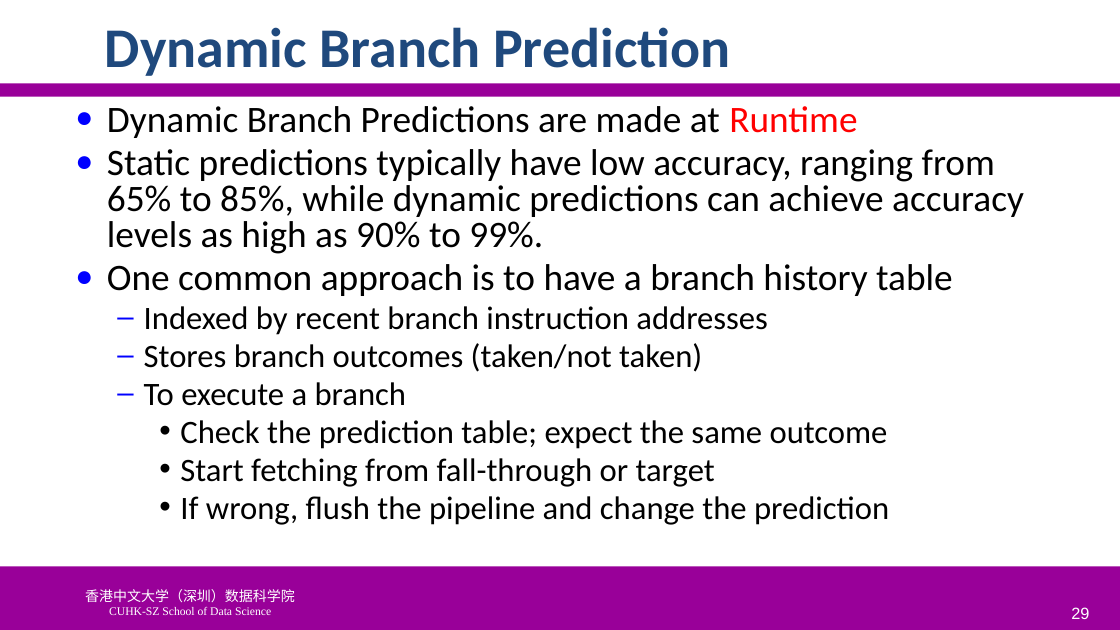
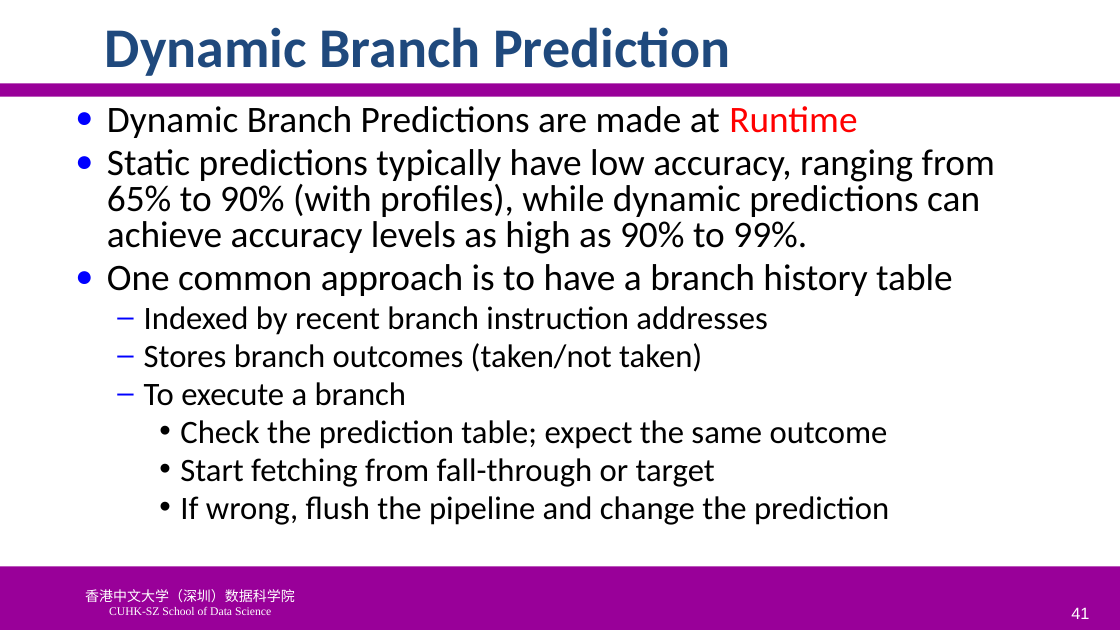
Before and after one commit to SUNCHAOYI923/CMU_CSAPP, a slide deck: slide 41 of slide/CA3060-4-Hazards.pptx (slide 29 before the commit). Drawn at 1120x630 pixels with LibreOffice and Linux fonts; fonts in the diff are those of the drawing; background and template pictures are left out. Boxes give left, top, right and bottom in pixels: in the first picture for what was removed or moved away, otherwise in the second. Text is boxed around its words. In the diff, an @@ line names an element or a change of style, - is before the commit and + after.

```diff
--- a/slide/CA3060-4-Hazards.pptx
+++ b/slide/CA3060-4-Hazards.pptx
@@ text at box(107, 149, 995, 254): text changed @@
-● Static predictions typically have low accuracy, ranging from 65% to 85%, while dynamic predictions can achieve accuracy levels as high as 90% to 99%.
+● Static predictions typically have low accuracy, ranging from 65% to 90% (with profiles), while dynamic predictions can achieve accuracy levels as high as 90% to 99%.
@@ page number at box(1071, 607, 1089, 619): text changed @@
-29
+41
```
Also in this commit, not shown: 7 other slides changed, 18 slides added, 5 slides removed, 5 other files.
